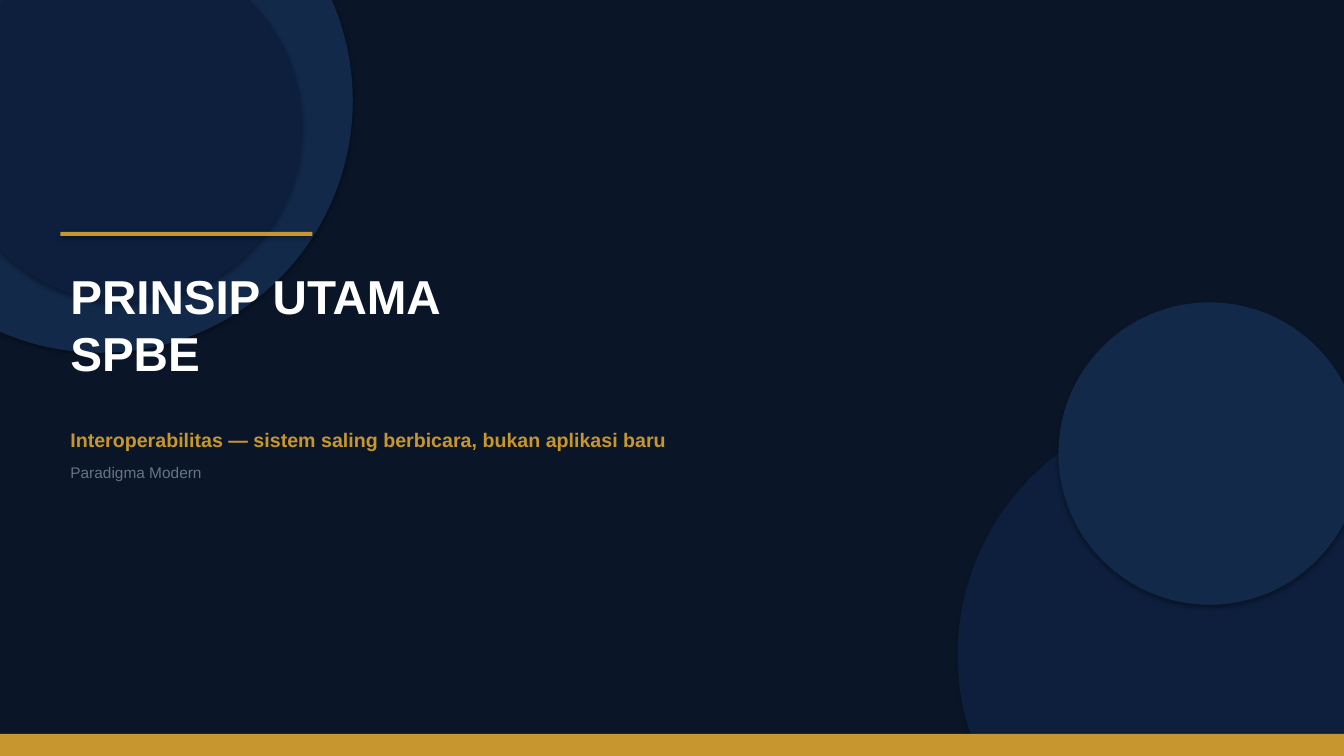
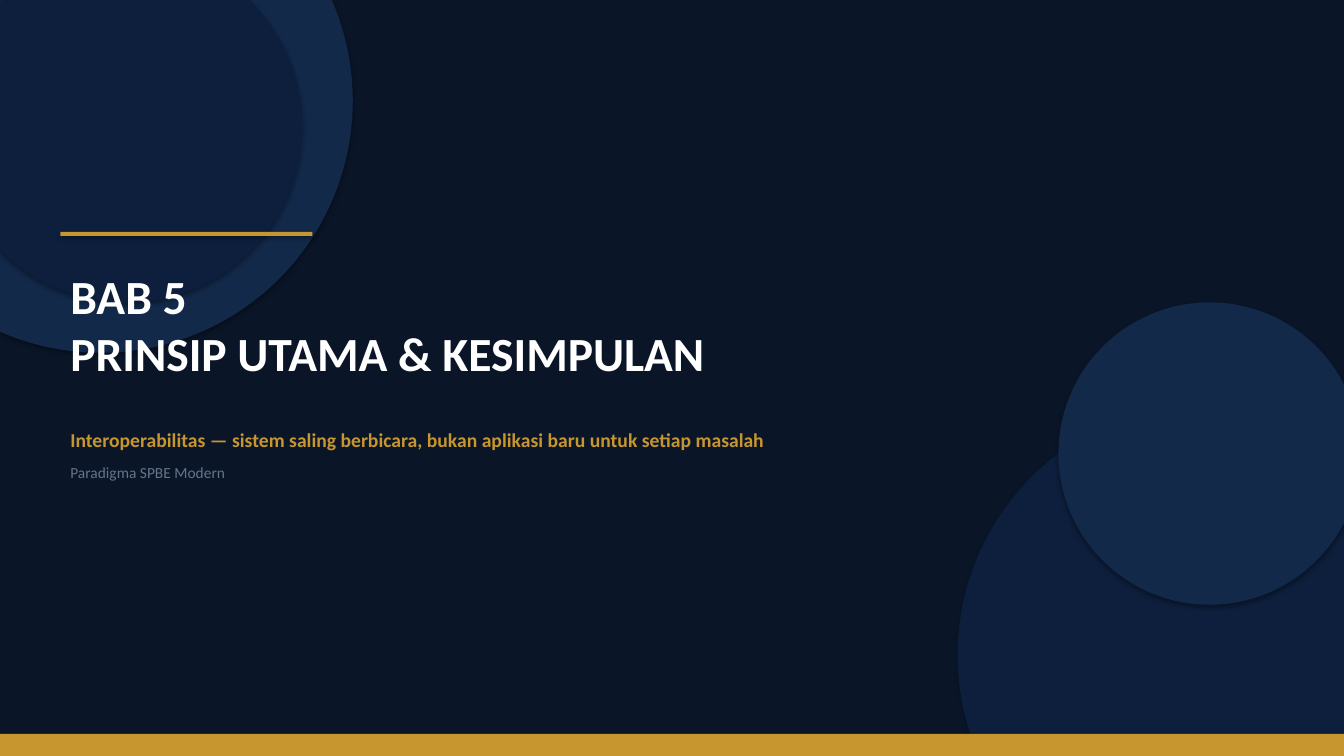
Before and after one commit to rahadiana/coba_ppt, a slide deck: slide 14 of SPBE_Transformasi_Birokrasi.pptx. Drawn at 1344x756 pixels with LibreOffice and Linux fonts; fonts in the diff are those of the drawing. Boxes give left, top, right and bottom in pixels: in the first picture for what was removed or moved away, otherwise in the second. Text is boxed around its words. In the diff, an @@ line names an element or a change of style, - is before the commit and + after.

Commit message:
fix: update agent.md & buat_ppt_generik.py — referensi semua file src/ + perbaiki PPT SPBE

```diff
--- a/SPBE_Transformasi_Birokrasi.pptx
+++ b/SPBE_Transformasi_Birokrasi.pptx
@@ text at (70, 283, 704, 372): text changed; font Arial to Calibri @@
-PRINSIP UTAMA
-SPBE
+BAB 5
+PRINSIP UTAMA & KESIMPULAN
@@ text at (70, 433, 764, 451): text changed; font Arial to Calibri @@
-Interoperabilitas — sistem saling berbicara, bukan aplikasi baru
+Interoperabilitas — sistem saling berbicara, bukan aplikasi baru untuk setiap masalah
@@ text at (70, 467, 225, 481): text changed; font Arial to Calibri @@
-Paradigma Modern
+Paradigma SPBE Modern
```
Also in this commit, not shown: 15 other slides changed, 2 other files.
